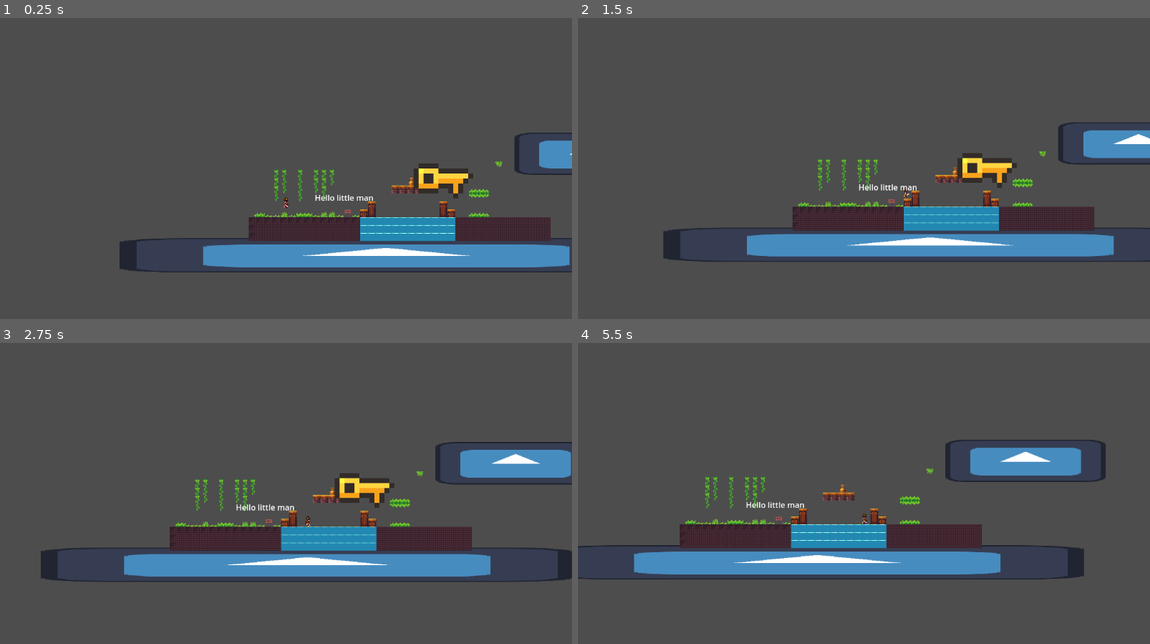
Above: before the commit, frames 1-4 (two rows, left to right).
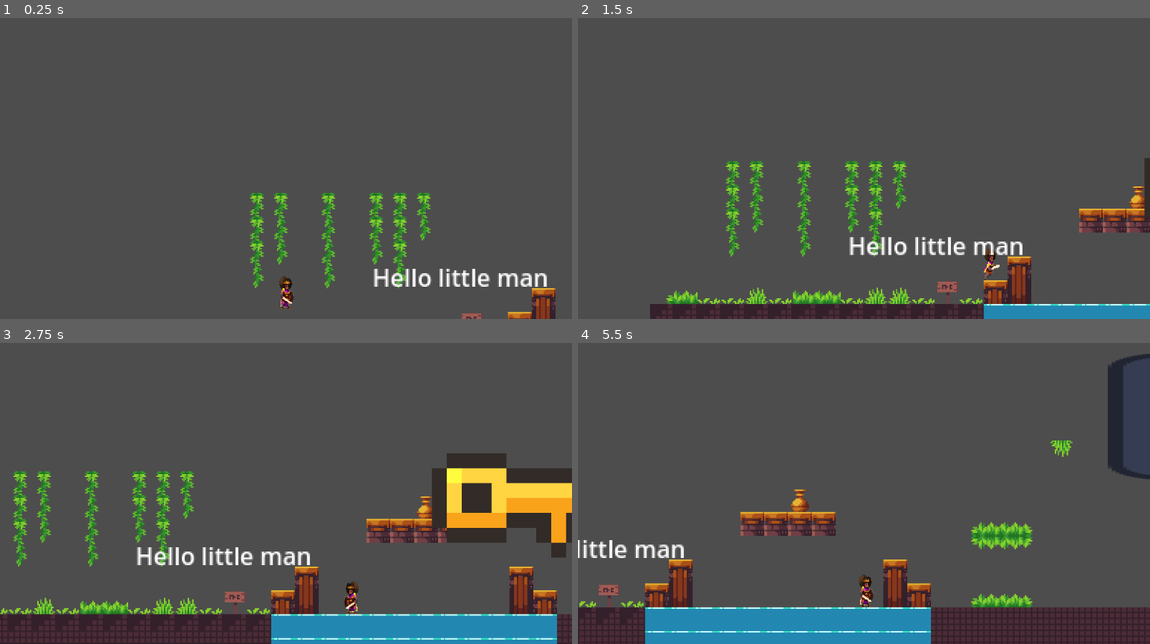
Above: after the commit, the same moments.

Repository: The-E21/TempleExploreDurhack24
Game: Godot game, scene res://Scenes/temple_scene.tscn
Two runs of this game, one before a commit and one after it. Both use one fixed random seed, a clock stepped at 60 frames per second and the inputs below. The engine's default icon, where the game draws it, is replaced by a stand-in: a white triangle on a blue panel in a dark square.
Inputs:
- Up to frame 1 (0.25 s): no input
- Up to frame 2 (1.5 s): hold E (interact) 0.53-1.28 s; hold D (move_right) from 0.53 s (still down); tap Space (jump) at 0.77 s; tap E (interact) at 1.35 s
- Up to frame 3 (2.75 s): tap Space (jump) at 1.52 s; release D (move_right) at 2.03 s; hold A (move_left) from 2.03 s (still down); hold E (interact) from 2.03 s (still down)
- Up to frame 4 (5.5 s): release A (move_left) at 2.78 s; release E (interact) at 2.78 s; hold D (move_right) 2.78-4.28 s; tap E (interact) at 2.85, 4.35 s; tap Space (jump) at 3.02, 3.77, 4.52 s; hold E (interact) 3.53-4.28 s; hold A (move_left) 4.28-5.03 s; hold D (move_right) from 5.03 s (still down); hold E (interact) from 5.03 s (still down)

The runs differ from the first frame. In frame 1, 15% of the frame differs, in the area x 20-100%, y 38-100%; in frame 2, 22%; in frame 3, 34%, in the area x 0-100%, y 32-100%; in frame 4, 30%.

Commit message:
zoomed the camera back in

Diff:
--- a/Scenes/temple_scene.tscn
+++ b/Scenes/temple_scene.tscn
@@ -1,11 +1,9 @@
-[gd_scene load_steps=10 format=4 uid="uid://dk25akystoh0b"]
+[gd_scene load_steps=8 format=4 uid="uid://dk25akystoh0b"]
 
 [ext_resource type="Texture2D" uid="uid://cmjfqsloifams" path="res://Assets/icon.svg" id="1_4rxxl"]
 [ext_resource type="PackedScene" uid="uid://cmvm3tmon2yir" path="res://Scenes/player.tscn" id="2_ld67o"]
 [ext_resource type="Texture2D" uid="uid://cjubs0d2im85g" path="res://Assets/Legacy_Adventure_Pack_TEMPLE/Final/Assets/Assets.png" id="3_2go6b"]
 [ext_resource type="PackedScene" uid="uid://cefj51svkauch" path="res://Scenes/key.tscn" id="4_4nfgb"]
-[ext_resource type="PackedScene" uid="uid://cm3rax2fiu817" path="res://Scenes/pressure_plate.tscn" id="5_etyvh"]
-[ext_resource type="PackedScene" uid="uid://biybvg1vevoxv" path="res://Scenes/button.tscn" id="6_7qkl5"]
 
 [sub_resource type="RectangleShape2D" id="RectangleShape2D_5pcj6"]
 size = Vector2(1091, 77)
@@ -214,6 +212,7 @@
 
 [node name="Camera2D" type="Camera2D" parent="Player"]
 offset = Vector2(0, -60)
+zoom = Vector2(3, 3)
 position_smoothing_enabled = true
 position_smoothing_speed = 1.0
 rotation_smoothing_enabled = true
@@ -236,13 +235,30 @@
 text = "Hello little man"
 horizontal_alignment = 1
 
-[node name="Pressure Plate" parent="." instance=ExtResource("5_etyvh")]
+[node name="Pressure Plate" parent="."]
+_import_path = NodePath("")
+unique_name_in_owner = false
+process_mode = 0
+process_priority = 0
+process_physics_priority = 0
+process_thread_group = 0
+physics_interpolation_mode = 0
+auto_translate_mode = 0
+editor_description = ""
 position = Vector2(588, 458)
-
-[node name="Button" parent="." instance=ExtResource("6_7qkl5")]
+script = null
+
+[node name="Button" parent="."]
+_import_path = NodePath("")
+unique_name_in_owner = false
+process_mode = 0
+process_priority = 0
+process_physics_priority = 0
+process_thread_group = 0
+physics_interpolation_mode = 0
+auto_translate_mode = 0
+editor_description = ""
 position = Vector2(405, 508)
+script = null
 
 [connection signal="pick_key" from="Key" to="Player" method="_on_key_pick_key"]
-[connection signal="press" from="Pressure Plate" to="Player" method="_on_pressure_plate_press"]
-[connection signal="unpress" from="Pressure Plate" to="Player" method="_on_pressure_plate_unpress"]
-[connection signal="press" from="Button" to="Player" method="_on_button_press"]
